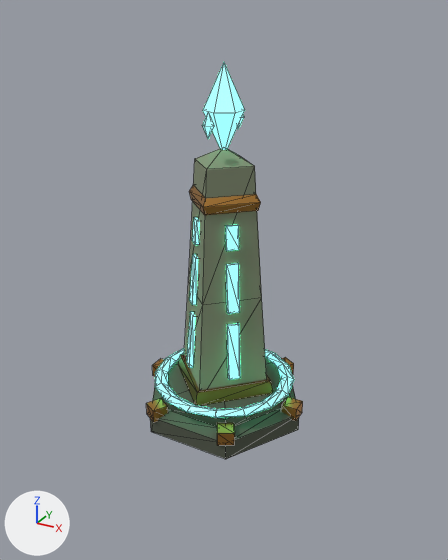
Renders of the glTF model godot/assets/models/totem.glb from each side of a commit.
Before and after are seen from a 50 mm camera at (2.35, -4.26, 3.42) aimed at (0.06, -0.12, 1.35). The lights are fixed; the arrows at lower left show +X, +Y and +Z. The older version comes first. Mesh edges are drawn as thin lines. Vertices at exactly the same position are counted once.

Names of what the first picture shows: 'totem'.
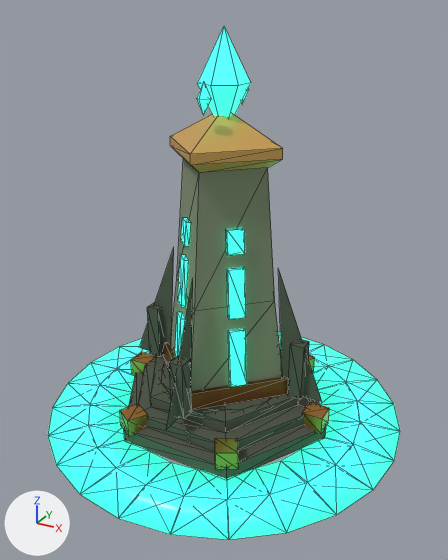
The change, as a diff of the scene's bpy script:
```diff
--- a/godot/assets/models/totem.glb.py
+++ b/godot/assets/models/totem.glb.py
@@ mat_teal @@
 mat_teal = principled_material('teal')
-mat_teal.base_color = (0.133, 1.0, 0.604)  # green #66ffcc
+mat_teal.base_color = (0.0331, 0.745, 0.434)  # green #33e0b0
 mat_teal.roughness = 0.3
-mat_teal.emission_color = (0.133, 1.0, 0.604)  # green #66ffcc
-mat_teal.emission_strength = 2.4
+mat_teal.emission_color = (0.0444, 1.0, 0.582)  # green #3bffc9
+mat_teal.emission_strength = 1.193
@@ me_totem @@
-me_totem.from_pydata(...)  # 287 vertices, 474 faces; spans x -0.75..0.75, y -0.68..0.68, z 0.0..3.05
+me_totem.from_pydata(...)  # 431 vertices, 738 faces; spans x -1.6..1.6, y -1.6..1.6, z 0.0..3.3
+# me_totem part 1: a new loose piece, a box spanning x 0.66..0.78, y -0.06..0.06, z 0.37..0.87, in mat_stone_dark (dark grey #4e5446)
+# me_totem part 2: a new loose piece, a box spanning x -0.78..-0.66, y -0.06..0.06, z 0.37..0.87, in mat_stone_dark (dark grey #4e5446)
+# me_totem part 3: a new loose piece, a box spanning x -0.06..0.06, y -0.78..-0.66, z 0.37..0.87, in mat_stone_dark (dark grey #4e5446)
+# me_totem part 4: a new loose piece, a box spanning x 0.81..0.99, y -0.09..0.09, z 0.1..0.26, in mat_bronze (orange #b8843f)
+# me_totem part 5: the loose piece of 8 vertices spanning x 0.24..0.44, y 0.49..0.68, z 0.14..0.26 is scaled about its middle by (1.29, 1.29, 1.33), then moved by (0.11, 0.19, -0.02)
+# me_totem part 6: a new loose piece, a box spanning x -0.99..-0.81, y -0.09..0.09, z 0.1..0.26, in mat_bronze (orange #b8843f)
+# me_totem part 7: the loose piece of 8 vertices spanning x -0.44..-0.24, y -0.68..-0.49, z 0.14..0.26 is scaled about its middle by (1.29, 1.29, 1.33), then moved by (-0.11, -0.19, -0.02)
+# me_totem part 8: the loose piece of 8 vertices spanning x 0.24..0.44, y -0.68..-0.49, z 0.14..0.26 is scaled about its middle by (1.29, 1.29, 1.33), then moved by (0.11, -0.19, -0.02)
+# me_totem part 9: the loose piece of 9 vertices spanning x -0.5..0.5, y -0.5..0.5, z 0.3..0.42 is scaled about the mesh origin by (1.36, 1.36, 1.17)
+# me_totem part 10: the loose piece of 8 vertices spanning x -0.22..-0.11, y -0.22..-0.11, z 1.65..1.85 is scaled about its middle by (-1.34, -1.34, 1), then moved by (0.39, 0.39, 0.0)
+# me_totem part 11: the loose piece of 8 vertices spanning x 0.11..0.22, y -0.22..-0.11, z 1.65..1.85 is scaled about its middle by (-1.34, -1.34, 1), then moved by (-0.39, 0.39, 0.0)
+# me_totem part 12: the loose piece of 8 vertices spanning x -0.14..0.14, y -0.16..0.16, z 2.35..3.05 is scaled about its middle by (1.25, 1.25, 1.14), then moved by (0.0, 0.0, 0.2)
+# me_totem part 13: the loose piece of 6 vertices spanning x -0.05..0.05, y -0.29..-0.19, z 2.52..2.72 is scaled about its middle by 1.2, then moved by (0.0, -0.06, 0.2)
+# me_totem part 14: the loose piece of 6 vertices spanning x -0.05..0.05, y 0.19..0.29, z 2.52..2.72 is scaled about its middle by 1.2, then moved by (0.0, 0.06, 0.2)
+# me_totem part 15: the loose piece of 25 vertices spanning x -0.75..0.75, y -0.65..0.65, z 0.0..0.3 is rebuilt with 37 vertices and now spans x -1.0..1.0, y -0.87..0.87, z 0.0..0.36
+# me_totem part 16: the loose piece of 13 vertices spanning x -0.44..0.44, y -0.44..0.44, z 0.3..2.42 is rebuilt with 21 vertices and now spans x -0.6..0.6, y -0.6..0.6, z 0.36..2.72
+# me_totem part 17: 11 loose pieces with 92 vertices, spanning x -0.75..0.75, y -0.33..0.33, z 0.14..2.08, are deleted
+# me_totem part 18: 168 vertices added at x -1.6..1.6, y -1.6..1.6, z 0.0..1.85
+# other edits to the shape of me_totem do not show in these pictures
 me_totem.materials.append(mat_stone_dark)
@@ me_totem @@
 me_totem.materials.append(mat_teal)
+me_totem.materials.append(mat_brass)  # orange #d9a85c
```

Changed parts and their boxes [x1, y1, x2, y2] in the pictures (448 x 560 px; the box of a moved part takes in the faces that stretch with it):
'totem', recoloured, surface changed, reshaped (123% wider, 30% taller): before [146, 63, 303, 459]; after [48, 26, 400, 540]
part 1 of me_totem, added: after [288, 340, 309, 399]
part 2 of me_totem, added: after [147, 302, 163, 357]
part 3 of me_totem, added: after [169, 355, 192, 419]
part 4 of me_totem, added: after [302, 402, 330, 434]
part 5 of me_totem, moved or reshaped: before [281, 357, 294, 374]; after [308, 354, 315, 372]
part 6 of me_totem, added: after [131, 352, 156, 375]
part 7 of me_totem, moved or reshaped: before [146, 398, 168, 422]; after [120, 404, 148, 437]
part 8 of me_totem, moved or reshaped: before [217, 423, 235, 445]; after [215, 438, 238, 469]
part 9 of me_totem, moved or reshaped: before [178, 354, 273, 406]; after [162, 343, 289, 410]
part 10 of me_totem, moved or reshaped (not visible afterwards): before [192, 217, 200, 245]
part 11 of me_totem, moved or reshaped (not visible afterwards): before [226, 225, 239, 251]
part 12 of me_totem, moved or reshaped: before [203, 63, 245, 150]; after [198, 26, 250, 117]
part 13 of me_totem, moved or reshaped: before [203, 113, 214, 139]; after [197, 81, 211, 115]
part 14 of me_totem, moved or reshaped: before [238, 116, 244, 129]; after [241, 89, 249, 104]
part 15 of me_totem, rebuilt (35% wider, 27% taller): before [150, 357, 299, 459]; after [124, 349, 326, 479]
part 16 of me_totem, rebuilt (36% wider, 15% taller): before [184, 149, 267, 390]; after [170, 114, 283, 391]
part 17 of me_totem, deleted: before [152, 185, 303, 421]
part 18 of me_totem, added: after [48, 218, 400, 540]
